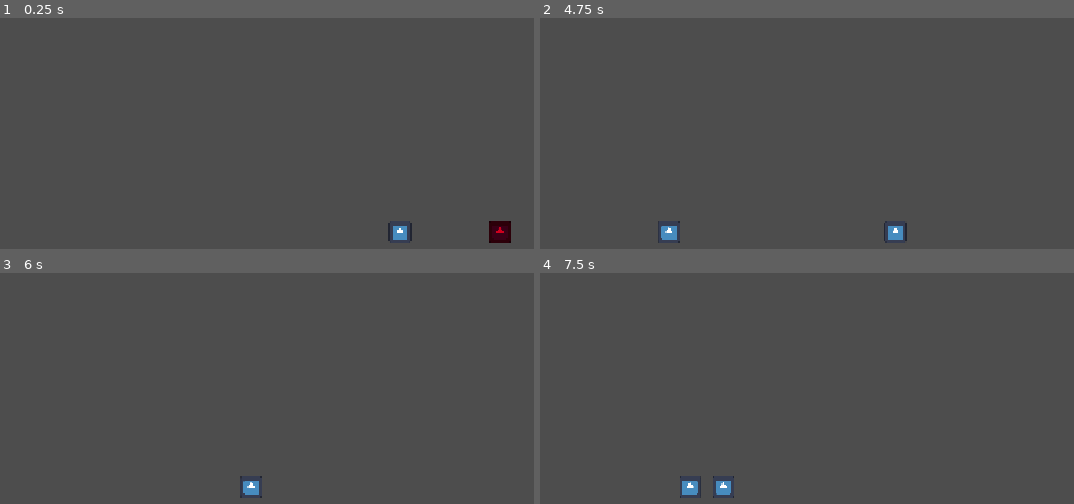
Above: before the commit, frames 1-4 (two rows, left to right).
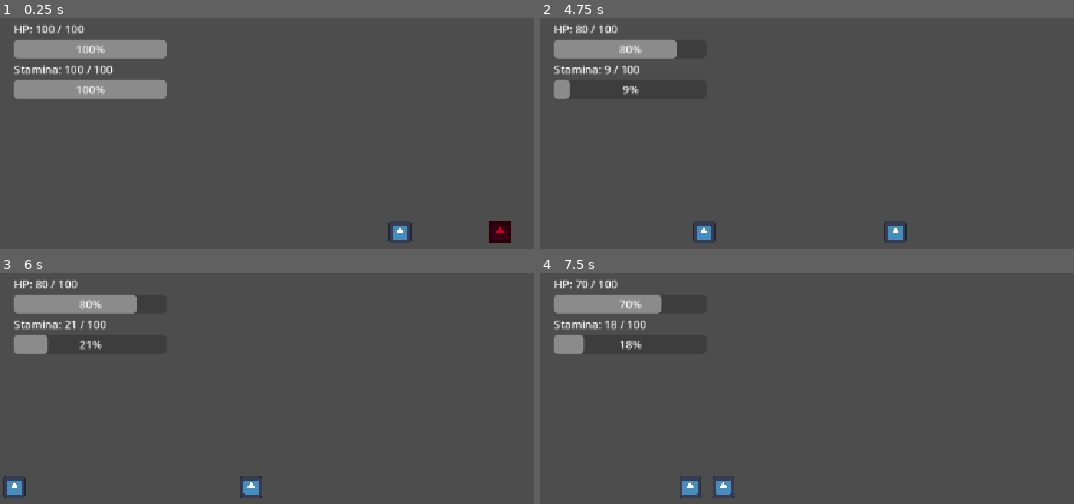
Above: after the commit, the same moments.

Repository: shanwinder/lastblade
Game: Godot game, scene res://scenes/main/Main.tscn
The game is run twice, just before and just after one commit, with the same random seed, the same clock (stepped at 60 frames per second) and the same inputs. The engine's default icon, where the game draws it, is replaced by a stand-in: a white triangle on a blue panel in a dark square.
Inputs:
- Up to frame 1 (0.25 s): no input
- Up to frame 2 (4.75 s): hold Right (ui_right) 0.53-1.28 s; tap J (attack) at 0.6, 1.55, 2.1, 3.05, 3.6, 4.55 s; tap K (dash) at 0.8, 1.35, 2.3, 2.85, 3.8, 4.35 s; hold Left (ui_left) 1.28-2.03 s; hold Right (ui_right) 2.03-3.53 s; tap Enter at 3.5 s; hold Left (ui_left) from 3.53 s (still down)
- Up to frame 3 (6 s): tap J (attack) at 5.1 s; tap K (dash) at 5.3, 5.85 s; release Left (ui_left) at 5.78 s; hold Right (ui_right) from 5.78 s (still down)
- Up to frame 4 (7.5 s): keep holding Right (ui_right); tap J (attack) at 6.05, 6.6 s; tap K (dash) at 6.8, 7.35 s; tap Space at 7.25 s

The runs differ from the first frame. In frame 1, 5.3% of the frame differs, in the area x 2-32%, y 2-36%; in frame 2, 3.2%; in frame 3, 3.3%; in frame 4, 2.8%.

Commit message:
Add HUD and wire player stats signals
Add a CanvasLayer HUD (HUD.gd + UID) to display HP and Stamina and register it in Main.tscn. Expose a new signal stats_changed in player.gd and emit current/max HP and Stamina on startup, on damage, on attack/dash, and when stamina regenerates. Adjust stamina_regen_rate default to 10.0 and throttle HUD updates during regen by comparing integer stamina values to avoid excessive updates.

Diff:
--- /dev/null
+++ b/last-blade-trial/HUD.gd
@@ -0,0 +1,41 @@
+extends CanvasLayer
+
+# =========================
+# HUD.gd
+# ใช้แสดงค่า HP และ Stamina บนหน้าจอ
+# =========================
+
+# อ้างอิง Label และ ProgressBar ต่าง ๆ
+@onready var hp_label: Label = $Control/VBoxContainer/HPLabel
+@onready var hp_bar: ProgressBar = $Control/VBoxContainer/HPBar
+@onready var stamina_label: Label = $Control/VBoxContainer/StaminaLabel
+@onready var stamina_bar: ProgressBar = $Control/VBoxContainer/StaminaBar
+
+
+func _ready() -> void:
+	# หา node Player จาก Main
+	# โครงสร้างของเราคือ Main > Player และ Main > HUD
+	var player = get_parent().get_node("Player")
+
+	# เชื่อม signal จาก Player มายัง HUD
+	# เมื่อ HP หรือ Stamina เปลี่ยน HUD จะอัปเดตทันที
+	player.stats_changed.connect(update_stats)
+
+	# อัปเดต HUD ครั้งแรกตอนเริ่มเกม
+	update_stats(player.current_hp, player.max_hp, player.current_stamina, player.max_stamina)
+
+
+func update_stats(current_hp: int, max_hp: int, current_stamina: float, max_stamina: float) -> void:
+	# อัปเดตข้อความ HP
+	hp_label.text = "HP: %d / %d" % [current_hp, max_hp]
+
+	# อัปเดตแถบ HP
+	hp_bar.max_value = max_hp
+	hp_bar.value = current_hp
+
+	# อัปเดตข้อความ Stamina
+	stamina_label.text = "Stamina: %d / %d" % [int(current_stamina), int(max_stamina)]
+
+	# อัปเดตแถบ Stamina
+	stamina_bar.max_value = max_stamina
+	stamina_bar.value = current_stamina
--- a/last-blade-trial/player.gd
+++ b/last-blade-trial/player.gd
@@ -1,4 +1,7 @@
 extends CharacterBody2D
+
+# ส่งสัญญาณไปให้ HUD ทุกครั้งที่ HP หรือ Stamina เปลี่ยน
+signal stats_changed(current_hp: int, max_hp: int, current_stamina: float, max_stamina: float)
 
 # =========================
 # ค่าพื้นฐานของผู้เล่น
@@ -26,7 +29,7 @@
 @export var max_stamina: float = 100.0
 
 # ความเร็วในการฟื้น Stamina ต่อวินาที
-@export var stamina_regen_rate: float = 0
+@export var stamina_regen_rate: float = 10.0
 
 # Stamina ที่ใช้เมื่อโจมตีหนึ่งครั้ง
 @export var attack_stamina_cost: float = 18.0
@@ -113,6 +116,8 @@
 
 	print("Player ready. HP =", current_hp, "Stamina =", current_stamina)
 
+	# ส่งค่าเริ่มต้นไปให้ HUD แสดงผล
+	emit_stats()
 
 func _physics_process(_delta: float) -> void:
 	# ฟื้น Stamina ทุกเฟรม
@@ -157,8 +162,14 @@
 	if Input.is_action_just_pressed("dash") and can_dash and not is_attacking and not is_dashing:
 		dash()
 
+func emit_stats() -> void:
+	# ส่งค่า HP และ Stamina ปัจจุบันออกไปให้ HUD
+	stats_changed.emit(current_hp, max_hp, current_stamina, max_stamina)
 
 func regenerate_stamina(delta: float) -> void:
+	# เก็บค่าเดิมไว้ก่อน เพื่อเช็กว่าค่าเปลี่ยนหรือไม่
+	var old_stamina := current_stamina
+
 	# ถ้า Stamina ยังไม่เต็ม ให้ค่อย ๆ ฟื้นตามเวลา
 	if current_stamina < max_stamina:
 		current_stamina += stamina_regen_rate * delta
@@ -166,6 +177,10 @@
 		# clamp คือบังคับไม่ให้ค่าเกิน max_stamina
 		current_stamina = clamp(current_stamina, 0.0, max_stamina)
 
+	# ถ้าค่า Stamina เปลี่ยนในระดับจำนวนเต็ม ให้ส่งค่าไปอัปเดต HUD
+	# ใช้ int() เพื่อไม่ให้ HUD อัปเดตถี่เกินไปทุกเศษทศนิยม
+	if int(old_stamina) != int(current_stamina):
+		emit_stats()
 
 func attack() -> void:
 	# ถ้า Stamina ไม่พอ ห้ามโจมตี
@@ -177,6 +192,9 @@
 	current_stamina -= attack_stamina_cost
 	print("Attack stamina used. Stamina left =", int(current_stamina))
 
+	# แจ้ง HUD ว่า Stamina เปลี่ยนแล้ว
+	emit_stats()
+
 	# เริ่มสถานะโจมตี
 	is_attacking = true
 
@@ -211,6 +229,9 @@
 	# ใช้ Stamina สำหรับ Dash
 	current_stamina -= dash_stamina_cost
 	print("Dash stamina used. Stamina left =", int(current_stamina))
+
+	# แจ้ง HUD ว่า Stamina เปลี่ยนแล้ว
+	emit_stats()
 
 	# เริ่ม Dash
 	is_dashing = true
@@ -291,6 +312,9 @@
 	current_hp -= amount
 	print("Player took damage:", amount, "HP left:", current_hp)
 
+	# แจ้ง HUD ว่า HP เปลี่ยนแล้ว
+	emit_stats()
+
 	# ทำเอฟเฟกต์กระพริบแดงแบบง่าย ๆ
 	flash_red()
 
--- a/last-blade-trial/scenes/main/Main.tscn
+++ b/last-blade-trial/scenes/main/Main.tscn
@@ -3,6 +3,7 @@
 [ext_resource type="Script" uid="uid://bgn1t6o38flks" path="res://player.gd" id="1_nha0i"]
 [ext_resource type="Texture2D" uid="uid://7jrmvjfqe2ag" path="res://icon.svg" id="1_u1xfj"]
 [ext_resource type="Script" uid="uid://d4f0ahgftgx16" path="res://EnemyDummy.gd" id="3_q24mn"]
+[ext_resource type="Script" uid="uid://ctwdm7k5ww2c0" path="res://HUD.gd" id="4_gyg6b"]
 
 [sub_resource type="RectangleShape2D" id="RectangleShape2D_nha0i"]
 size = Vector2(32, 32)
@@ -70,3 +71,33 @@
 [node name="CollisionShape2D" type="CollisionShape2D" parent="EnemyDummy/AttackHitbox" unique_id=1718272491]
 shape = SubResource("RectangleShape2D_5q3e4")
 disabled = true
+
+[node name="HUD" type="CanvasLayer" parent="." unique_id=1436178556]
+script = ExtResource("4_gyg6b")
+
+[node name="Control" type="Control" parent="HUD" unique_id=1109049797]
+layout_mode = 3
+anchors_preset = 0
+offset_right = 40.0
+offset_bottom = 40.0
+
+[node name="VBoxContainer" type="VBoxContainer" parent="HUD/Control" unique_id=2131567454]
+layout_mode = 0
+offset_left = 20.0
+offset_top = 20.0
+offset_right = 240.0
+offset_bottom = 132.0
+
+[node name="HPLabel" type="Label" parent="HUD/Control/VBoxContainer" unique_id=988905118]
+layout_mode = 2
+
+[node name="HPBar" type="ProgressBar" parent="HUD/Control/VBoxContainer" unique_id=33474983]
+custom_minimum_size = Vector2(220, 18)
+layout_mode = 2
+
+[node name="StaminaLabel" type="Label" parent="HUD/Control/VBoxContainer" unique_id=201452736]
+layout_mode = 2
+
+[node name="StaminaBar" type="ProgressBar" parent="HUD/Control/VBoxContainer" unique_id=1768925273]
+custom_minimum_size = Vector2(220, 18)
+layout_mode = 2
Not shown, added: last-blade-trial/HUD.gd.uid
